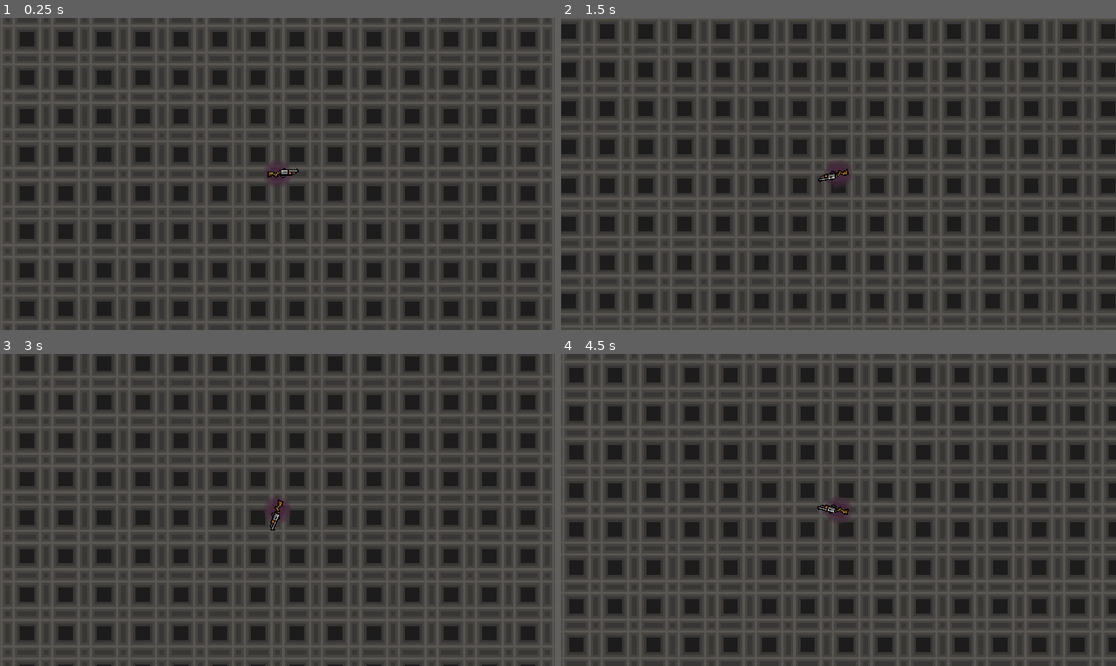
Above: before the commit, frames 1-4 (two rows, left to right).
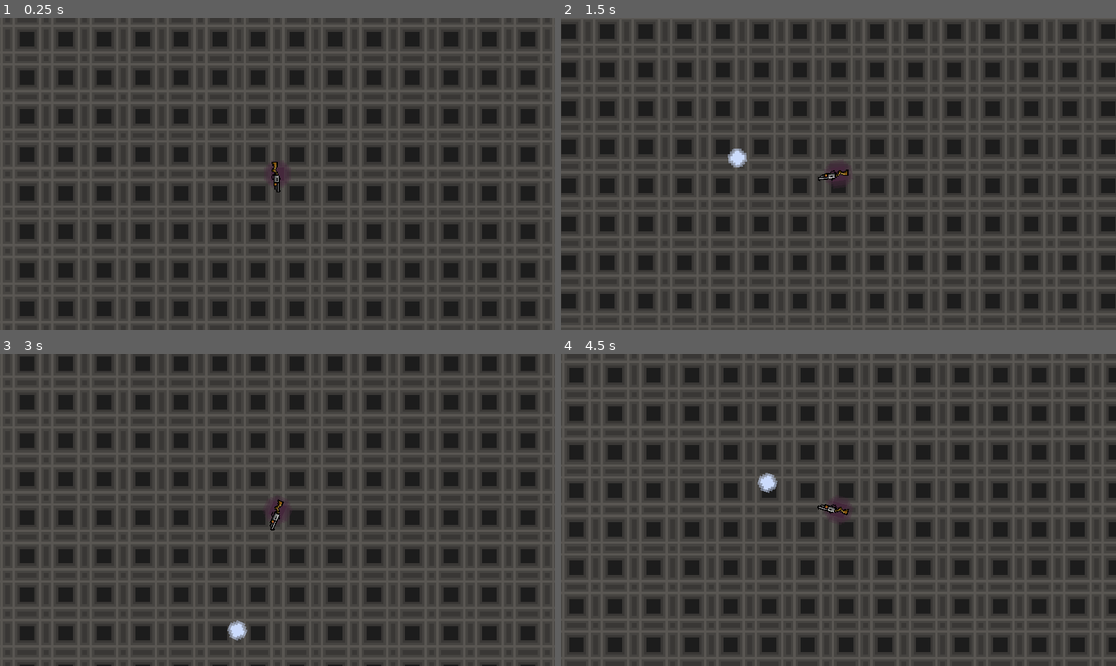
Above: after the commit, the same moments.

Repository: SosiskaKillerS/Battle-of-Shapes--Cubes-vs.-Triangles
Game: Godot game, scene res://world/world.tscn
Two runs of this game, one before a commit and one after it. Both use one fixed random seed, a clock stepped at 60 frames per second and the inputs below.
Inputs (mouse positions are in pixels of both pictures, inside the frame that each line leads up to):
- Up to frame 1 (0.25 s): no input
- Up to frame 2 (1.5 s): tap Enter at 0.5 s; move the mouse to (960, 158) at 0.52 s; hold D (RIGHT) 0.53-1.28 s; click (960, 158) at 0.6 s; move the mouse to (727, 189) at 1.27 s; hold S (DOWN) from 1.28 s (still down); click (727, 189) at 1.35 s
- Up to frame 3 (3 s): move the mouse to (333, 441) at 2.02 s; release S (DOWN) at 2.03 s; hold D (RIGHT) 2.03-2.78 s; click (333, 441) at 2.1 s; move the mouse to (249, 572) at 2.77 s; hold W (UP) from 2.78 s (still down); click (249, 572) at 2.85 s
- Up to frame 4 (4.5 s): move the mouse to (1005, 556) at 3.52 s; release W (UP) at 3.53 s; hold A (LEFT) from 3.53 s (still down); click (1005, 556) at 3.6 s; move the mouse to (672, 463) at 4.27 s; click (672, 463) at 4.35 s

The runs differ from the first frame. In frame 1, 0.2% of the frame differs, in the area x 48-54%, y 46-56%; in frame 2, 0.2%, in the area x 30-52%, y 41-53%; in frame 3, 0.2%; in frame 4, 0.2%.

Commit message:
shoot system.update

Diff:
--- a/Player/Player.gd
+++ b/Player/Player.gd
@@ -3,12 +3,21 @@
 
 const SPEED = 100
 
+var bullet = preload("res://bullet/area_2d.tscn")
 
 func get_input():
 	var input_direction = Input.get_vector("LEFT","RIGHT","UP","DOWN")
 	velocity = input_direction * SPEED
 	look_at(get_global_mouse_position())
 
+func shoot():
+	var b = bullet.instantiate()
+	owner.add_child(b)
+	b.transform = $GunCast2D/Marker2D.global_transform
+
 func _physics_process(delta):
 	get_input()
 	move_and_slide()
+	$GunCast2D.look_at(get_global_mouse_position())
+	if Input.is_action_just_pressed("SHOOT"):
+		shoot()
--- a/Player/Player.tscn
+++ b/Player/Player.tscn
@@ -37,3 +37,4 @@
 texture = ExtResource("3_86rn7")
 
 [node name="Marker2D" type="Marker2D" parent="GunCast2D"]
+position = Vector2(9, 0)
--- a/project.godot
+++ b/project.godot
@@ -43,6 +43,11 @@
 "events": [Object(InputEventKey,"resource_local_to_scene":false,"resource_name":"","device":-1,"window_id":0,"alt_pressed":false,"shift_pressed":false,"ctrl_pressed":false,"meta_pressed":false,"pressed":false,"keycode":0,"physical_keycode":83,"key_label":0,"unicode":115,"echo":false,"script":null)
 ]
 }
+SHOOT={
+"deadzone": 0.5,
+"events": [Object(InputEventMouseButton,"resource_local_to_scene":false,"resource_name":"","device":-1,"window_id":0,"alt_pressed":false,"shift_pressed":false,"ctrl_pressed":false,"meta_pressed":false,"button_mask":1,"position":Vector2(176, 8),"global_position":Vector2(180, 49),"factor":1.0,"button_index":1,"canceled":false,"pressed":true,"double_click":true,"script":null)
+]
+}
 
 [rendering]
 
